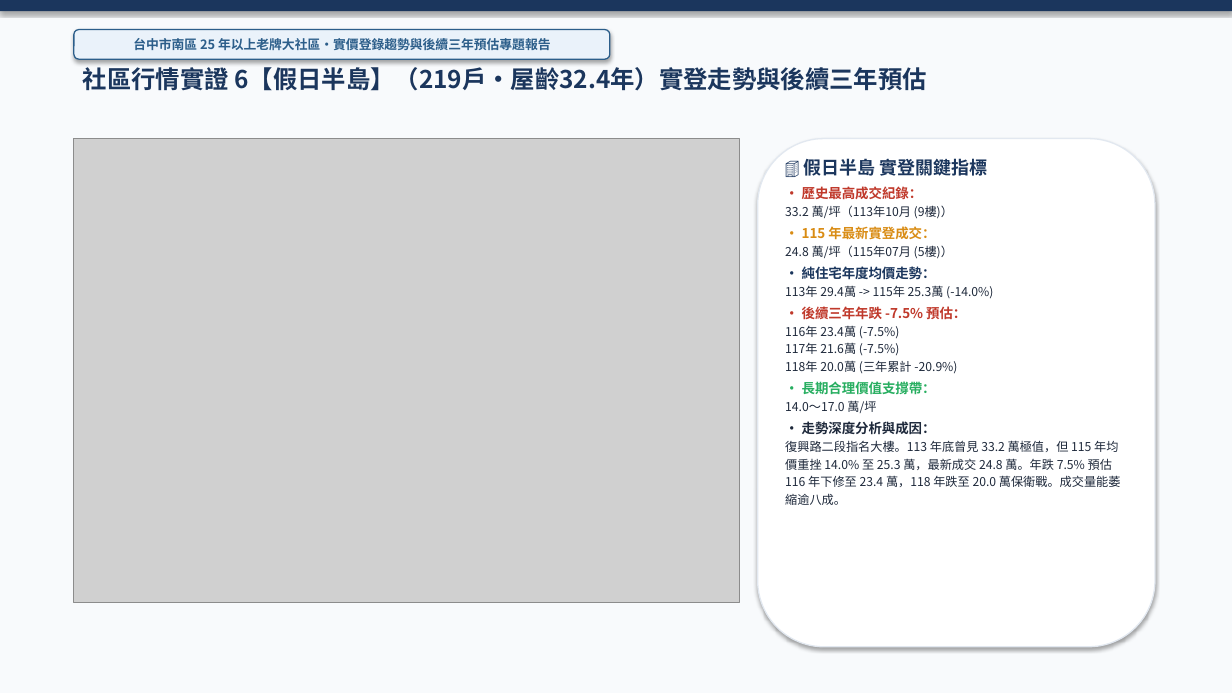
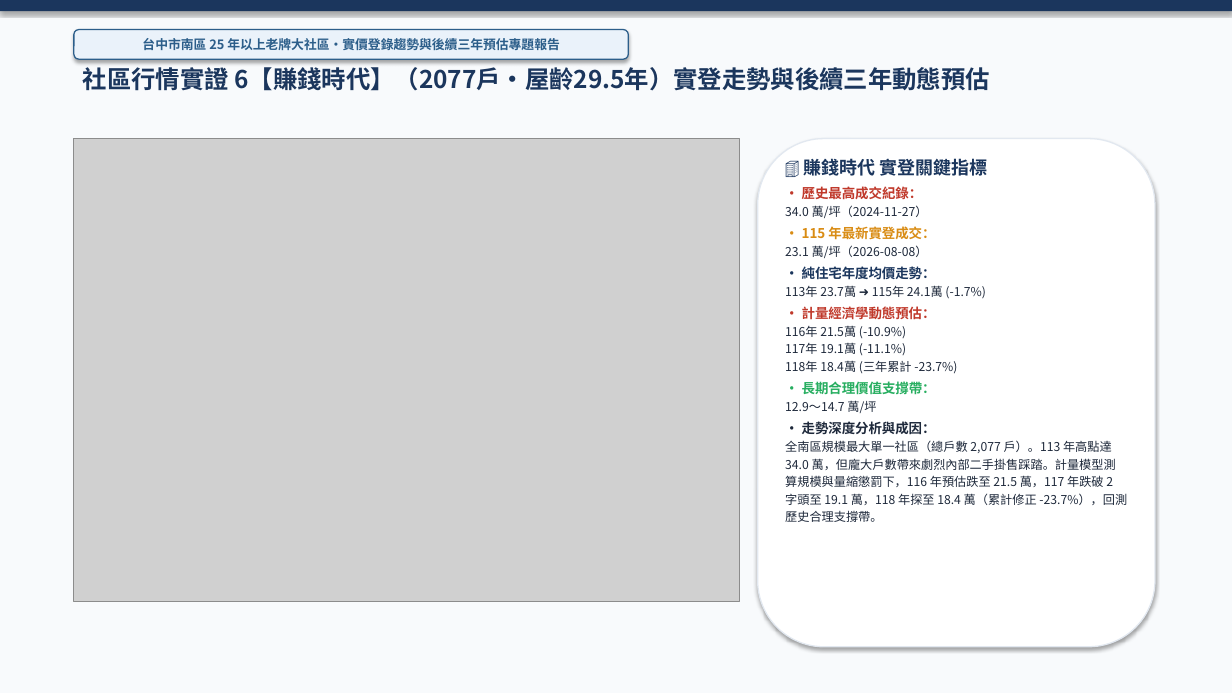
Before and after one commit to derekhcw168/taichung-house-hunting, a slide deck: slide 16 of 長億南園8樓/台中市南區老牌大型社區實價登錄趨勢與後續三年下跌預估分析.pptx. Drawn at 1232x693 pixels with LibreOffice and Linux fonts; fonts in the diff are those of the drawing; grey boxes stand for pictures. Boxes give left, top, right and bottom in pixels: in the first picture for what was removed or moved away, otherwise in the second. Text is boxed around its words. In the diff, an @@ line names an element or a change of style, - is before the commit and + after.

```diff
--- a/長億南園8樓/台中市南區老牌大型社區實價登錄趨勢與後續三年下跌預估分析.pptx
+++ b/長億南園8樓/台中市南區老牌大型社區實價登錄趨勢與後續三年下跌預估分析.pptx
@@ rounded rectangle "台中市南區 25 年以上老牌大社區・實價登錄趨勢與後續三年預估專題報告": place and size @@
-rounded rectangle "台中市南區 25 年以上老牌大社區・實價登錄趨勢與後續三年預估專題報告" at (74, 30, 610, 59)
+rounded rectangle "台中市南區 25 年以上老牌大社區・實價登錄趨勢與後續三年預估專題報告" at (74, 30, 628, 59)
@@ text at (83, 67, 989, 91): text changed @@
-社區行情實證 6【假日半島】（219戶・屋齡32.4年）實登走勢與後續三年預估
+社區行情實證 6【賺錢時代】（2077戶・屋齡29.5年）實登走勢與後續三年動態預估
@@ text at (803, 156, 988, 180): text changed @@
-🏢 假日半島 實登關鍵指標
+🏢 賺錢時代 實登關鍵指標
@@ text at (785, 205, 928, 218): text changed @@
-33.2 萬/坪（113年10月 (9樓)）
+34.0 萬/坪（2024-11-27）
@@ text at (785, 245, 928, 258): text changed @@
-24.8 萬/坪（115年07月 (5樓)）
+23.1 萬/坪（2026-08-08）
@@ text at (785, 285, 986, 373): text changed @@
-113年 29.4萬 -> 115年 25.3萬 (-14.0%)
-• 後續三年年跌 -7.5% 預估：
-116年 23.4萬 (-7.5%)
-117年 21.6萬 (-7.5%)
-118年 20.0萬 (三年累計 -20.9%)
+113年 23.7萬 ➜ 115年 24.1萬 (-1.7%)
+• 計量經濟學動態預估：
+116年 21.5萬 (-10.9%)
+117年 19.1萬 (-11.1%)
+118年 18.4萬 (三年累計 -23.7%)
@@ text at (785, 400, 876, 413): text changed @@
-14.0～17.0 萬/坪
+12.9～14.7 萬/坪
@@ text at (785, 440, 1127, 522): text changed @@
-復興路二段指名大樓。113 年底曾見 33.2 萬極值，但 115 年均價重挫 14.0% 至 25.3 萬，最新成交 24.8 萬。年跌 7.5% 預估 116 年下修至 23.4 萬，118 年跌至 20.0 萬保衛戰。成交量能萎縮逾八成。
+全南區規模最大單一社區（總戶數 2,077 戶）。113 年高點達 34.0 萬，但龐大戶數帶來劇烈內部二手掛售踩踏。計量模型測算規模與量縮懲罰下，116 年預估跌至 21.5 萬，117 年跌破 2 字頭至 19.1 萬，118 年探至 18.4 萬（累計修正 -23.7%），回測歷史合理支撐帶。
```
Also in this commit, not shown: 20 other slides changed, 3 other files.
